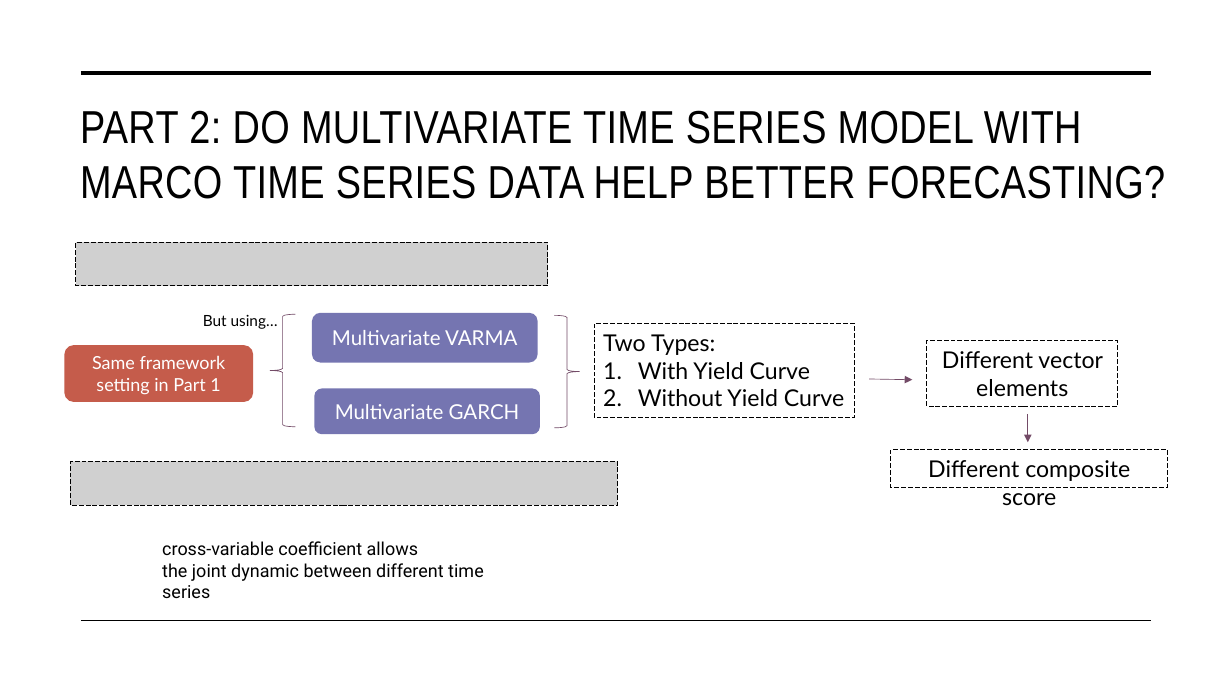
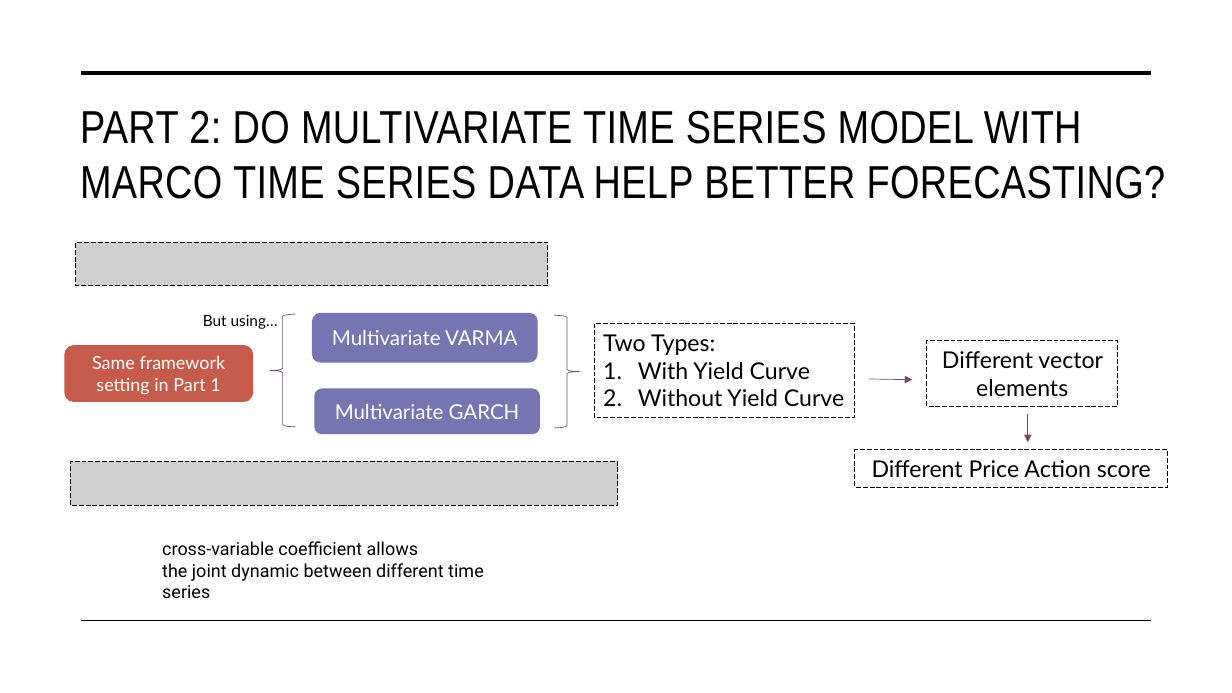
Before and after one commit to Ryrck/mafs5130, a slide deck: slide 12 of MAFS5130 Presentation - WONG Yan Kit.pptx. Drawn at 1232x693 pixels with LibreOffice and Linux fonts; fonts in the diff are those of the drawing; grey boxes stand for pictures. Boxes give left, top, right and bottom in pixels: in the first picture for what was removed or moved away, otherwise in the second. Text is boxed around its words. In the diff, an @@ line names an element or a change of style, - is before the commit and + after.

```diff
--- a/MAFS5130 Presentation - WONG Yan Kit.pptx
+++ b/MAFS5130 Presentation - WONG Yan Kit.pptx
@@ rectangle "Different Price Action score": place and size @@
-rectangle "Different Price Action score" at (891, 450, 1168, 487)
+rectangle "Different Price Action score" at (855, 450, 1167, 487)
@@ text in rectangle at (872, 460, 1151, 478): text changed @@
-Different composite score
+Different Price Action score
```
Also in this commit, not shown: 5 other slides changed.
